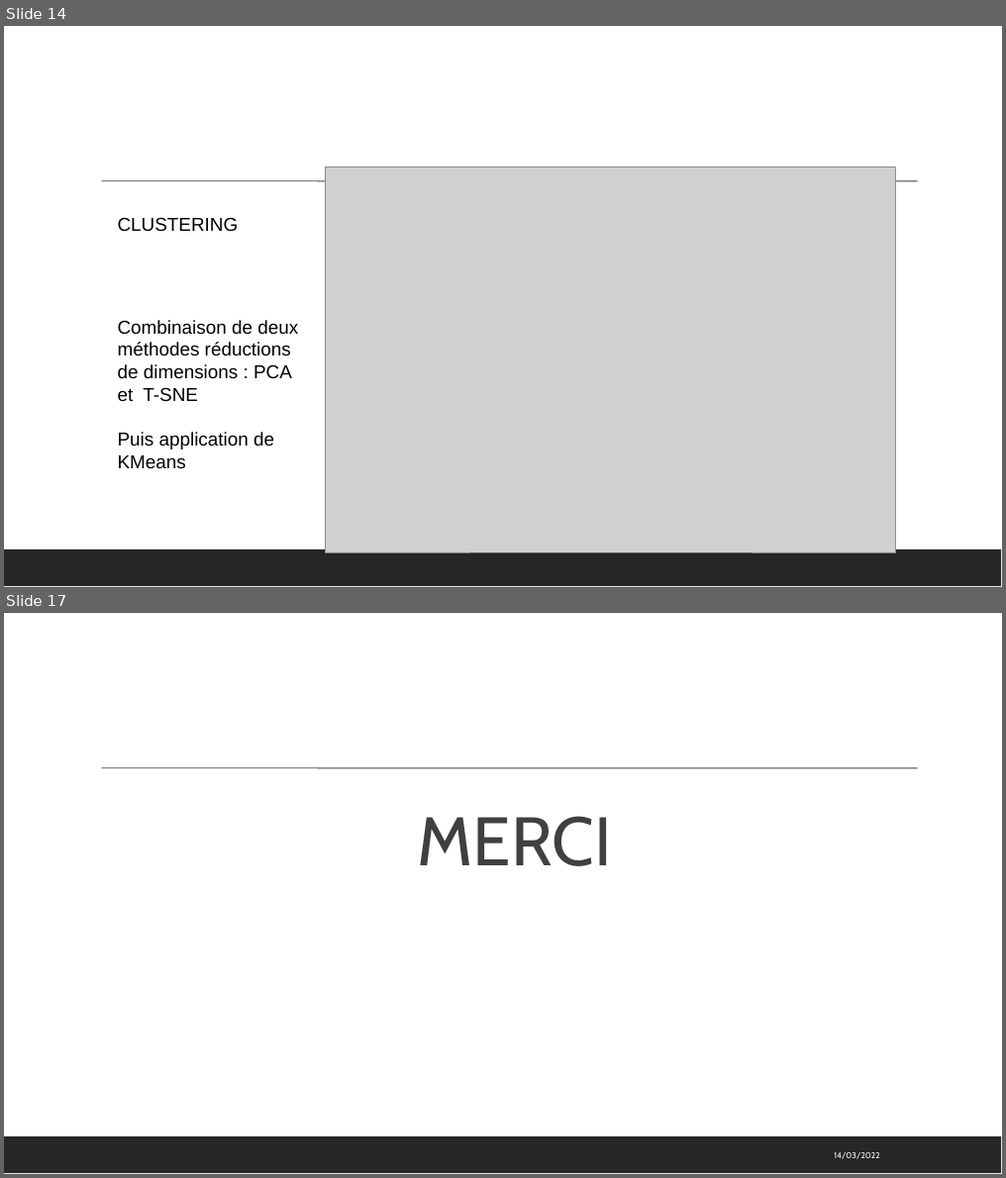
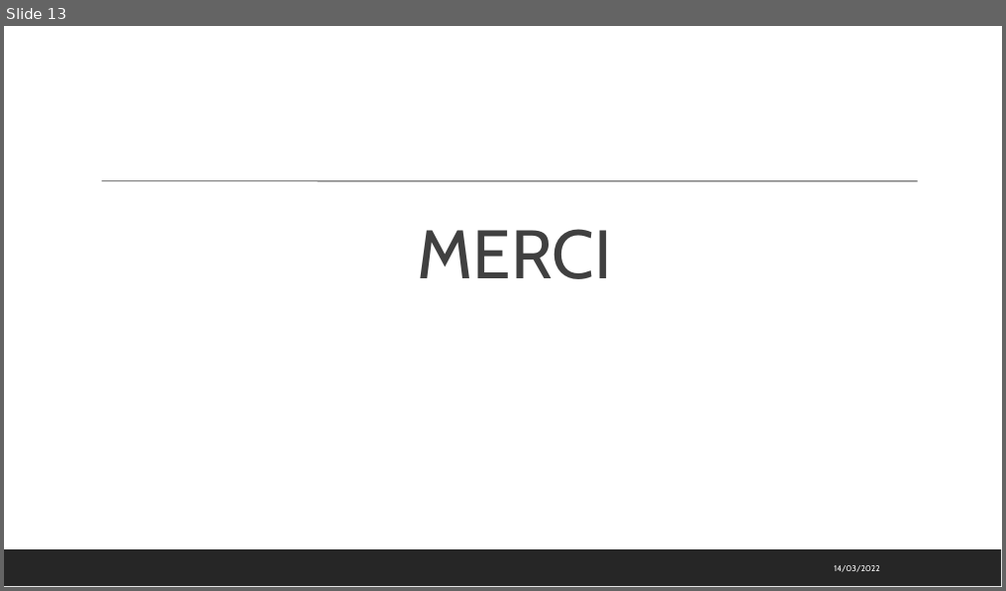
Before and after one commit to toureadama/Projet7Git, a slide deck: P7_support.pptx. Shown one above the other, each under a label of ours: slides 14 and 17 before the commit, slide 13 after it; the slides between them are not shown. The pictures are 1006x1178 and 1006x591 pixels, drawn with LibreOffice and Linux fonts; fonts in the diff are those of the drawing; grey boxes stand for pictures. Boxes give left, top, right and bottom in pixels: in the first picture for what was removed or moved away, otherwise in the second. Text is boxed around its words. In the diff, an @@ line names an element or a change of style, - is before the commit and + after.

```diff
--- a/P7_support.pptx
+++ b/P7_support.pptx
@@ slide 14 removed at (4,26,1002,587), background #FFFFFF; not listed: 2 template elements that a slide beside it also shows @@
@@ picture removed at (326,168,896,553) @@
@@ text removed at (118,217,239,232) @@
-CLUSTERING
@@ text removed at (118,320,298,469) @@
-Combinaison de deux méthodes réductions de dimensions : PCA et T-SNE
-Puis application de KMeans
@@ what was slide 17 is now slide 13 @@
```
Also in this commit, not shown: 3 slides changed, 1 slide added, 4 other slides removed.
